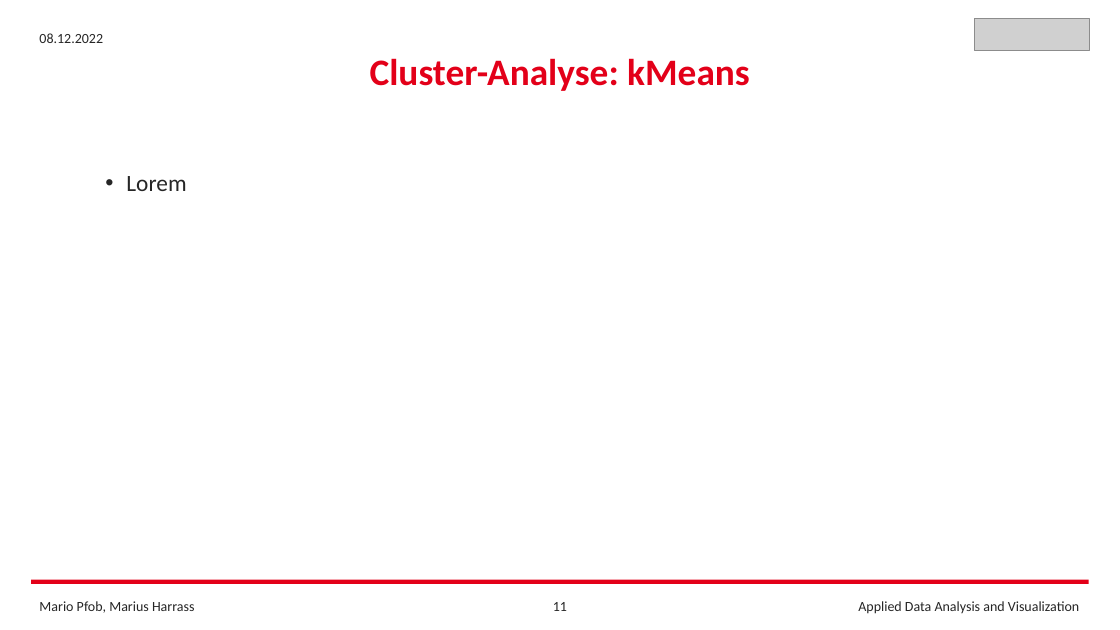
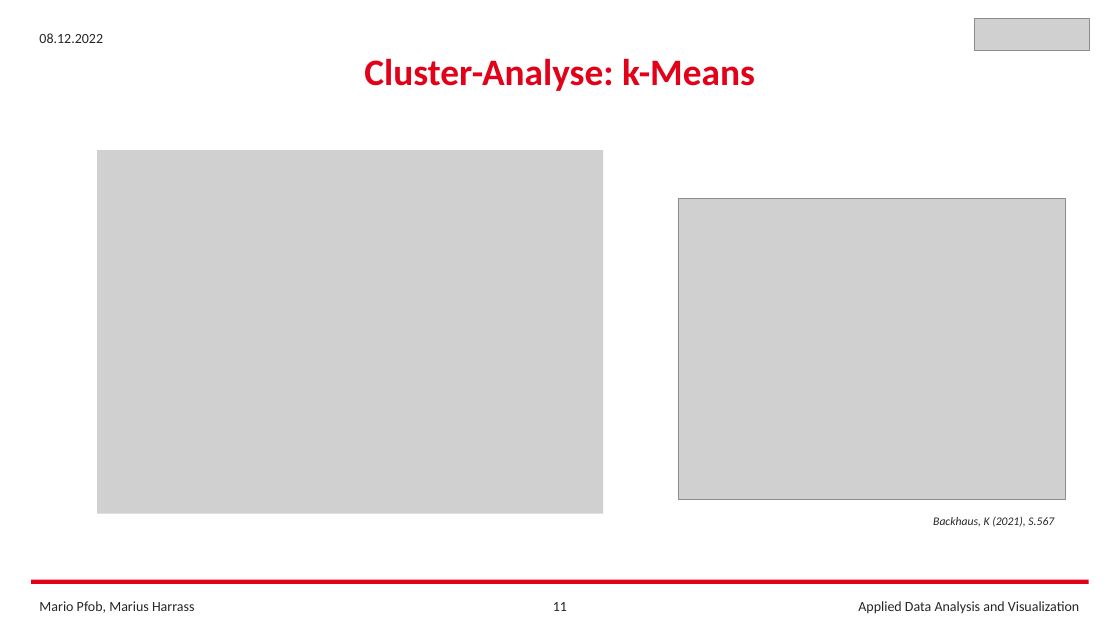
Before and after one commit to FrankCastlepancakes/ClusteringScikitLearn, a slide deck: slide 11 of Clustering_Scikit_Learn.pptx. Drawn at 1120x630 pixels with LibreOffice and Linux fonts; fonts in the diff are those of the drawing; grey boxes stand for pictures. Boxes give left, top, right and bottom in pixels: in the first picture for what was removed or moved away, otherwise in the second. Text is boxed around its words. In the diff, an @@ line names an element or a change of style, - is before the commit and + after.

```diff
--- a/Clustering_Scikit_Learn.pptx
+++ b/Clustering_Scikit_Learn.pptx
@@ text at box(364, 58, 755, 91): text changed @@
-Cluster-Analyse: kMeans
+Cluster-Analyse: k-Means
@@ picture added at box(97, 150, 604, 514) @@
@@ text removed at box(126, 176, 186, 191) @@
-• Lorem
@@ picture added at box(679, 199, 1065, 500) @@
@@ text added at box(933, 516, 1054, 527), 10 pt, text #262626, italic @@
+Backhaus, K (2021), S.567
```
Also in this commit, not shown: 1 other slide changed, 7 slides added, 2 slides removed, 3 other files.
